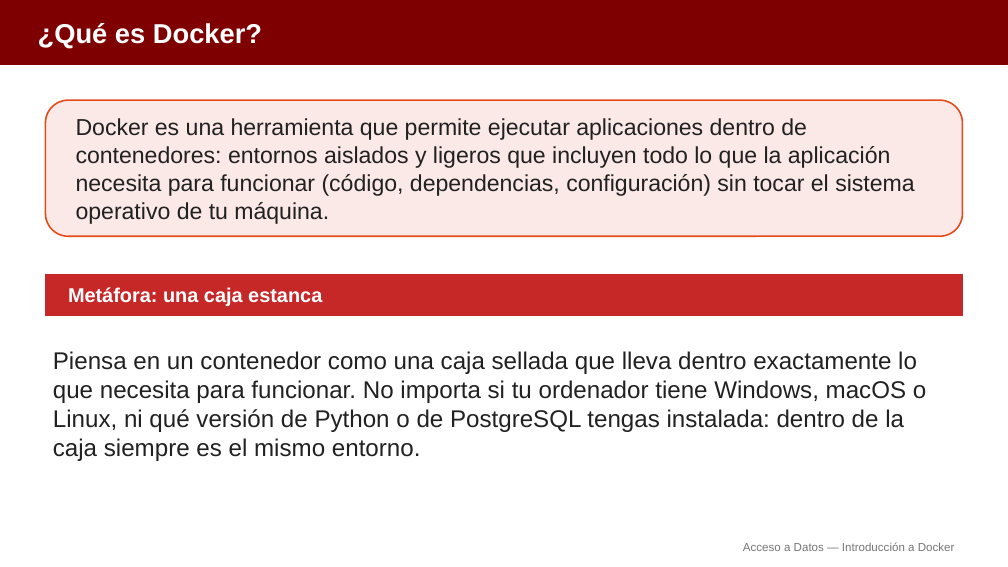
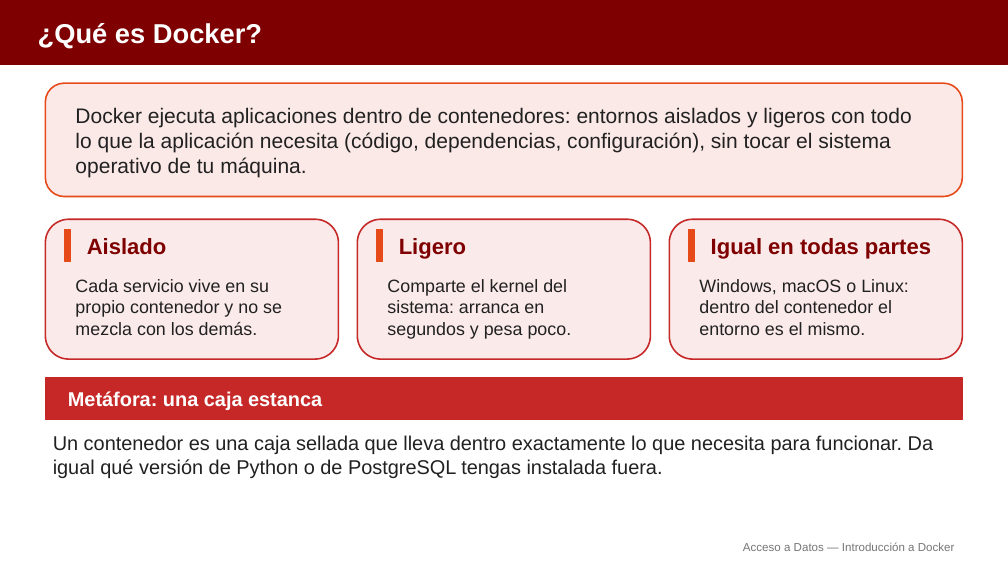
Before and after one commit to aitorventura/acceso-a-datos, a slide deck: slide 3 of docs/tema0/diapositivas/introduccion-docker.pptx. Drawn at 1008x567 pixels with LibreOffice and Linux fonts; fonts in the diff are those of the drawing. Boxes give left, top, right and bottom in pixels: in the first picture for what was removed or moved away, otherwise in the second. Text is boxed around its words. In the diff, an @@ line names an element or a change of style, - is before the commit and + after.

Commit message:
Añade infografías a Docker y Dev Containers (Tema 0)
Incorpora 12 infografías en los apartados de Introducción a Docker y
Dev Containers, y reorganiza las diapositivas correspondientes:
menos diapositivas, con más apoyo visual.

```diff
--- a/docs/tema0/diapositivas/introduccion-docker.pptx
+++ b/docs/tema0/diapositivas/introduccion-docker.pptx
@@ rounded rectangle: place and size @@
-rounded rectangle at [45,100,963,236]
+rounded rectangle at [45,83,963,197]
@@ text at [75,107,912,177]: text changed; size 22 to 20 pt @@
-Docker es una herramienta que permite ejecutar aplicaciones dentro de contenedores: entornos aislados y ligeros que incluyen todo lo que la aplicación necesita para funcionar (código, dependencias, configuración) sin tocar el sistema operativo de tu máquina.
+Docker ejecuta aplicaciones dentro de contenedores: entornos aislados y ligeros con todo lo que la aplicación necesita (código, dependencias, configuración), sin tocar el sistema operativo de tu máquina.
@@ rounded rectangle added at [45,219,339,359], fill #FBEAEA, outline #C62828 1.5 pt @@
@@ rectangle added at [64,230,70,262], fill #E64A19, outline #E64A19 1 pt @@
@@ text added at [87,238,167,255], 21 pt, text #7F0000, bold @@
+Aislado
@@ rounded rectangle added at [358,219,651,359], fill #FBEAEA, outline #C62828 1.5 pt @@
@@ rectangle added at [377,230,383,262], fill #E64A19, outline #E64A19 1 pt @@
@@ text added at [399,238,466,259], 21 pt, text #7F0000, bold @@
+Ligero
@@ rounded rectangle added at [669,219,963,359], fill #FBEAEA, outline #C62828 1.5 pt @@
@@ rectangle added at [688,230,694,262], fill #E64A19, outline #E64A19 1 pt @@
@@ text added at [711,238,931,259], 21 pt, text #7F0000, bold @@
+Igual en todas partes
@@ text added at [75,279,282,335], 17 pt, text #212121 @@
+Cada servicio vive en su propio contenedor y no se mezcla con los demás.
@@ text added at [387,279,572,339], 17 pt, text #212121 @@
+Comparte el kernel del sistema: arranca en segundos y pesa poco.
@@ text added at [699,279,909,335], 17 pt, text #212121 @@
+Windows, macOS o Linux: dentro del contenedor el entorno es el mismo.
@@ rectangle: place and size @@
-rectangle at [45,274,963,315]
+rectangle at [45,378,963,420]
@@ text "Metáfora: una caja estanca": place and size @@
-text "Metáfora: una caja estanca" at [68,287,322,306]
+text "Metáfora: una caja estanca" at [68,391,322,410]
@@ text at [53,435,933,478]: text changed; size 23 to 19 pt @@
-Piensa en un contenedor como una caja sellada que lleva dentro exactamente lo que necesita para funcionar. No importa si tu ordenador tiene Windows, macOS o Linux, ni qué versión de Python o de PostgreSQL tengas instalada: dentro de la caja siempre es el mismo entorno.
+Un contenedor es una caja sellada que lleva dentro exactamente lo que necesita para funcionar. Da igual qué versión de Python o de PostgreSQL tengas instalada fuera.
```
Also in this commit, not shown: 11 other slides changed, 1 slide added, 6 slides removed, 17 other files.
